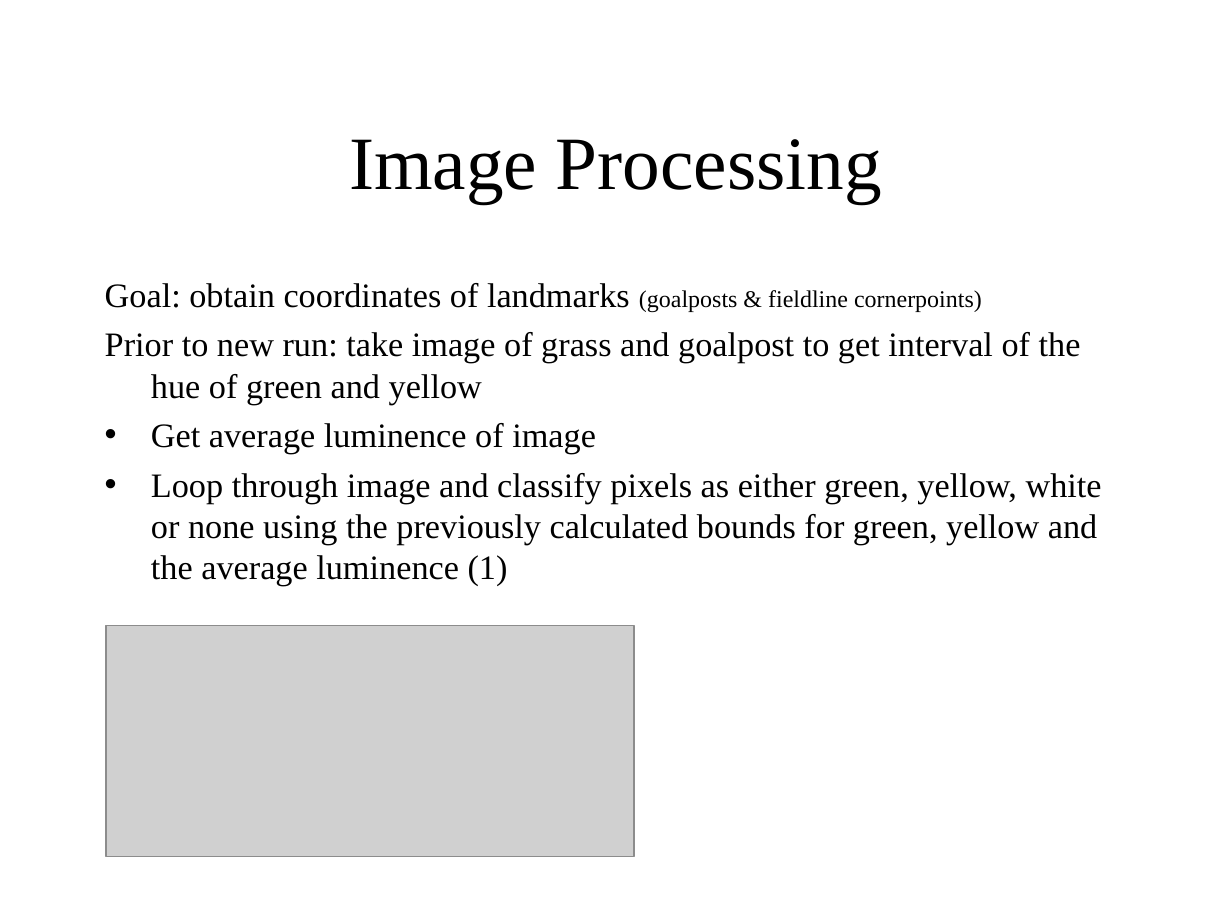
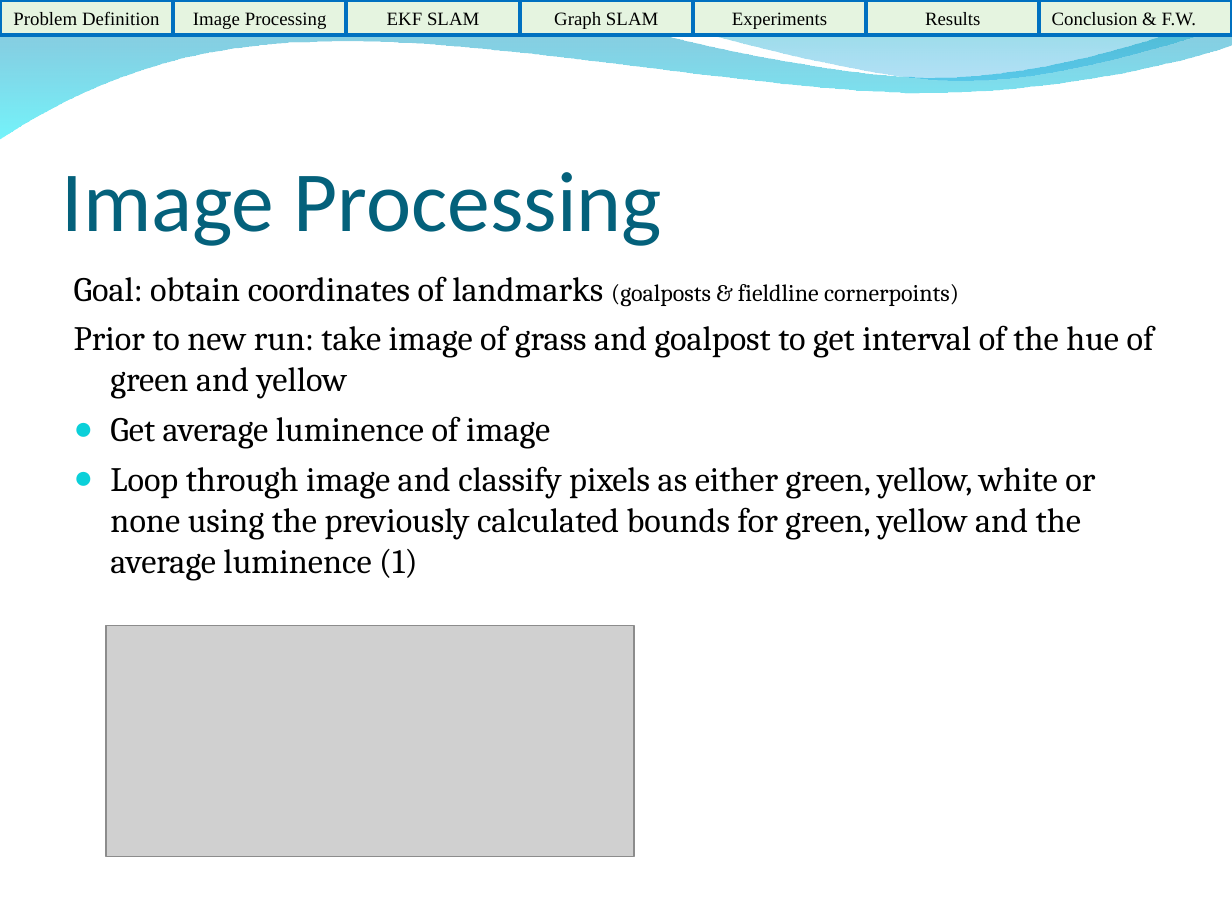
Before and after one commit to HerkyJerky/NAO-ALPHA-AS-FUCK-ROBOTS, a slide deck: slide 4 of Presentation Parts/EKF SLAM part.ppt. Drawn at 1232x924 pixels with LibreOffice and Linux fonts; fonts in the diff are those of the drawing; grey boxes stand for pictures; background and template pictures are left out. Boxes give left, top, right and bottom in pixels: in the first picture for what was removed or moved away, otherwise in the second. Text is boxed around its words. In the diff, an @@ line names an element or a change of style, - is before the commit and + after.

```diff
--- a/Presentation Parts/EKF SLAM part.ppt
+++ b/Presentation Parts/EKF SLAM part.ppt
@@ freeform shape added at (0,0,1232,139), fill gradient #0079AF to #00EBF8 @@
@@ rectangle added at (0,0,174,36), fill #E5F4E0, outline #0070C0 2.24 pt, 11 pt, text #000000 @@
+Problem Definition
@@ rectangle added at (174,0,347,36), fill #E5F4E0, outline #0070C0 2.24 pt, 11 pt, text #000000 @@
+Image Processing
@@ rectangle added at (346,0,520,36), fill #E5F4E0, outline #0070C0 2.24 pt, 11 pt, text #000000 @@
+EKF SLAM
@@ rectangle added at (520,0,694,36), fill #E5F4E0, outline #0070C0 2.24 pt, 11 pt, text #000000 @@
+Graph SLAM
@@ freeform shape added at (590,0,1232,85), fill gradient #00ADB6 to #009BE5 @@
@@ rectangle added at (694,0,867,36), fill #E5F4E0, outline #0070C0 2.24 pt, 11 pt, text #000000 @@
+Experiments
@@ rectangle added at (866,0,1040,36), fill #E5F4E0, outline #0070C0 2.24 pt, 11 pt, text #000000 @@
+Results
@@ rectangle added at (1040,0,1232,36), fill #E5F4E0, outline #0070C0 2.24 pt, 11 pt, text #000000 @@
+Conclusion & F.W.
@@ title "Image Processing": place and size @@
-title "Image Processing" at (349,139,882,203)
+title "Image Processing" at (62,172,662,246)
@@ title "Image Processing" at (62,172,662,246): size 44 to 50 pt, font Times New Roman to Calibri, text colour #000000 to #04617B; alignment centre to left; vertical alignment middle to bottom @@
@@ text "Goal: obtain coordinates of landmarks ...": place and size @@
-text "Goal: obtain coordinates of landmarks ..." at (105,283,1102,586)
+text "Goal: obtain coordinates of landmarks ..." at (74,276,1154,581)
@@ text "Goal: obtain coordinates of landmarks ..." at (74,276,1154,581): font Times New Roman to Cambria; indent changed; bullet • to ●; bullet colour #000000 to #0BD0D9 @@
```
Also in this commit, not shown: 10 other slides changed, 4 slides added, 4 slides removed.
